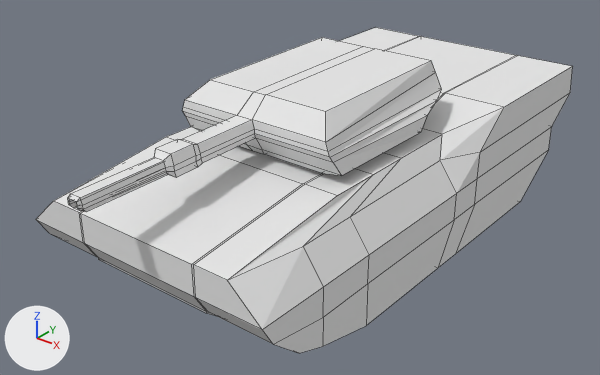
Renders of the Blender file tank.blend from each side of a commit.
The view is the same before and after, from a camera (50 mm lens) standing at (13.81, -18.98, 11.65) and looking at (0.01, -1.73, 0.95). The lights are fixed; the arrows at lower left show +X, +Y and +Z. Mesh edges are drawn as thin lines.
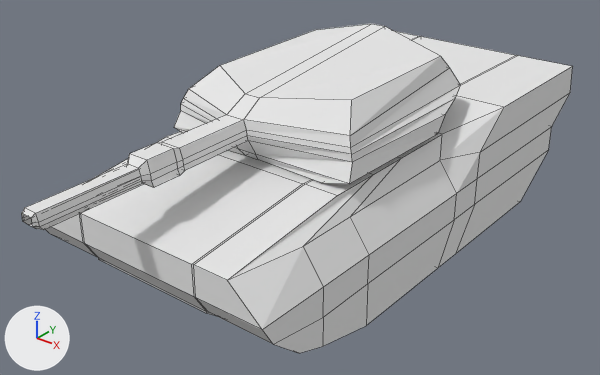
Boxes [x1, y1, x2, y2] around the edits, measured in the pictures (600 x 375 px; the box of a moved part takes in the faces that stretch with it):
'Cube.002', reshaped, rescaled (17% wider, 18% taller)
    before: [68, 37, 442, 212]
    after: [22, 24, 461, 230]
part 1 of me_cube_002, moved or reshaped
    before: [183, 37, 442, 176]
    after: [174, 24, 461, 184]
part 2 of me_cube_002, moved or reshaped
    before: [193, 127, 253, 151]
    after: [174, 127, 244, 155]

The change, as a list of edits to the scene's bpy script:
```text
Change me_cube_002:
    used by ob_cube_002; location = (0.07, -1.63, 3.05); scale = (1.97, 1.75, 0.456)
    remove me_cube_002.from_pydata(...)  # 112 vertices, 110 faces; spans x -1.39..1.39, y -4.45..2.05, z -1.0..2.84
    add me_cube_002.from_pydata(...)  # 112 vertices, 110 faces; spans x -1.39..1.39, y -4.45..2.05, z -1.0..3.63
    me_cube_002 part 1: 20 of 112 vertices moved; they spanned x -1.32..1.37, y -1.27..2.05, z -1.0..2.84 and now span x -1.32..1.37, y -1.05..1.98, z -1.0..3.63; mean shift (0.0, 0.15, 0.04); largest move (-0.2, 1.98, 2.84) -> (-0.2, 1.98, 3.63)
    me_cube_002 part 2
    me_cube_002.vertices[2].co: (-1.0, -1.0, -1.0) -> (-1.0, -1.07, -1.0)
Change ob_cube_002:
    ob_cube_002.scale: (1.97, 1.75, 0.456) -> (2.26, 2.01, 0.522)
```
